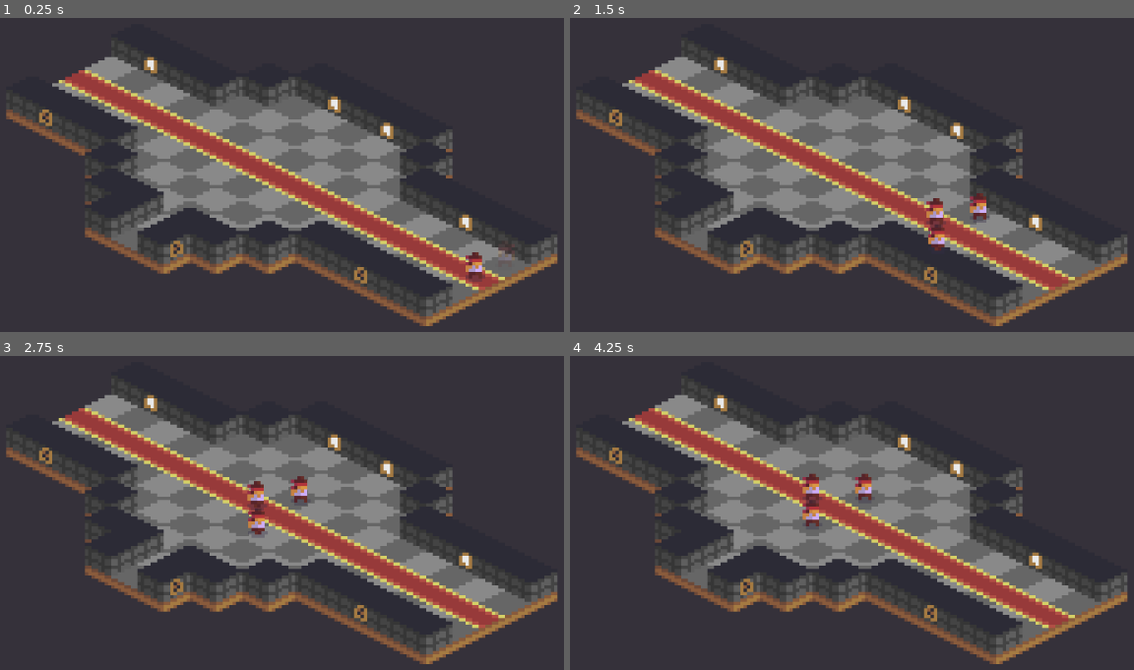
Above: before the commit, frames 1-4 (two rows, left to right).
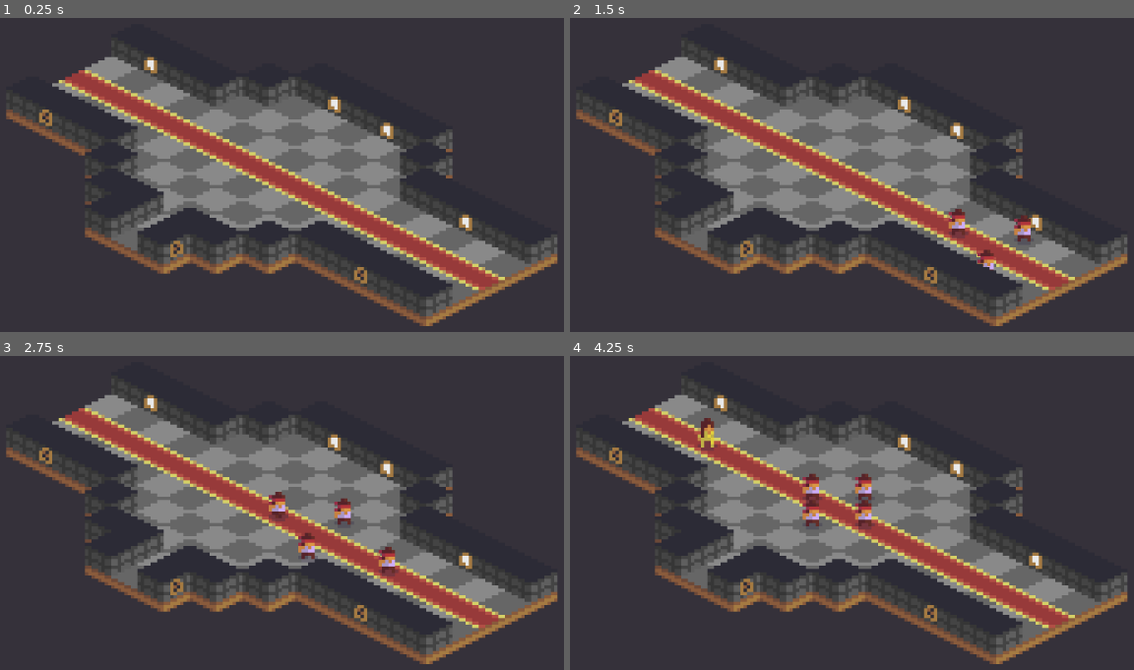
Above: after the commit, the same moments.

Repository: steambap/bit-tactics
Game: Godot game, scene res://scenes/01_castle.tscn
Two runs of this game, one before a commit and one after it. Both use one fixed random seed, a clock stepped at 60 frames per second and the inputs below.
Inputs:
- Up to frame 1 (0.25 s): no input
- Up to frame 2 (1.5 s): tap Enter (ui_accept) at 0.5, 1.35 s; hold Enter (ui_accept) 0.53-1.28 s
- Up to frame 3 (2.75 s): tap Enter (ui_accept) at 1.52, 1.82 s; hold Enter (ui_accept) from 2.03 s (still down)
- Up to frame 4 (4.25 s): release Enter (ui_accept) at 2.78 s; tap Enter (ui_accept) at 2.85, 3.02, 3.32 s; hold Enter (ui_accept) from 3.53 s (still down); tap Escape (ui_cancel) at 4.15 s

The runs differ from the first frame. In frame 1, 0.3% of the frame differs, in the area x 82-92%, y 74-85%; in frame 2, 1.2%; in frame 3, 1.6%, in the area x 43-71%, y 38-71%; in frame 4, 0.5%.
Error before the commit: Invalid call. Nonexistent function 'set_pos' in base 'Sprite (actor.gd)'. (res://nodes/move_actor.gd:26)

Commit message:
dialogues

Diff:
--- a/nodes/actor.gd
+++ b/nodes/actor.gd
@@ -30,7 +30,6 @@
 onready var scene = get_node("/root/scene")
 
 func _ready():
-	#path.append(Vector2(50, 50))
 	set_process(true)
 	pass
 
@@ -369,7 +368,7 @@
 				scene.get_mstar().forbidv(p)
 
 				var m = scene.get_mstar()
-				print(m.astar.get_point_pos(m.flatten(p.x, p.y)), " has been FORBIDDEN!")
+				print(m.astar.get_point_position(m.flatten(p.x, p.y)), " has been FORBIDDEN!")
 	else:
 		for _actor in scene.get_actors():
 			#forbid actor's position if it's from another team
--- a/nodes/cutscene.gd
+++ b/nodes/cutscene.gd
@@ -27,7 +27,7 @@
 		print(get_name(), " has ended!")
 
 func _input(ev):
-	if ev.is_action_pressed("ui_accept"):
+	if ev.is_action_pressed("ui_cancel"):
 
 		for c in get_children():
 			c.skip()
--- /dev/null
+++ b/nodes/dialogue_box.gd
@@ -0,0 +1,48 @@
+extends CanvasLayer
+
+var speaker = []
+var speech = []
+var dialogueList = {}
+
+var manager
+
+func _init():
+	dialogueList["01_castle"] = preload("res://scenes/01_castle_intro_dialogue.tscn")
+
+func start(_manager, _dialogue):
+
+	set_process_input(true)
+
+	manager = _manager
+
+	var dialogue = dialogueList[_dialogue].instance()
+
+	for i in dialogue.get_children():
+		speaker.append(i.speaker)
+		speech.append(i.speech)
+
+	$EBBB/box/speaker.set_text(speaker.front())
+	$EBBB/box/speech.set_text(speech.front())
+
+func _input(ev):
+	if ev.is_action_pressed("ui_accept"):
+		step()
+
+func step():
+	speaker.pop_front()
+	speech.pop_front()
+
+	if speaker.size() == 0:
+		end()
+	else:
+		$EBBB/box/speaker.set_text(speaker.front())
+		$EBBB/box/speech.set_text(speech.front())
+
+func end():
+	queue_free()
+
+	if manager:
+		manager.end()
+
+func skip():
+	end()
--- /dev/null
+++ b/nodes/dialogue_box.tscn
@@ -0,0 +1,72 @@
+[gd_scene load_steps=5 format=2]
+
+[ext_resource path="res://fonts/pixelated.ttf" type="DynamicFontData" id=1]
+[ext_resource path="res://nodes/dialogue_box.gd" type="Script" id=2]
+
+[sub_resource type="DynamicFont" id=2]
+size = 8
+font_data = ExtResource( 1 )
+
+[sub_resource type="DynamicFont" id=1]
+size = 8
+extra_spacing_space = 2
+font_data = ExtResource( 1 )
+
+[node name="dialogue_box" type="CanvasLayer"]
+script = ExtResource( 2 )
+
+[node name="EBBB" type="Control" parent="."]
+anchor_right = 1.0
+anchor_bottom = 1.0
+margin_top = 360.0
+margin_right = -720.0
+margin_bottom = -136.0
+rect_scale = Vector2( 4, 4 )
+size_flags_horizontal = 2
+size_flags_vertical = 2
+__meta__ = {
+"_edit_use_anchors_": false
+}
+
+[node name="box" type="Panel" parent="EBBB"]
+anchor_right = 1.0
+margin_left = 8.0
+margin_right = -8.0
+margin_bottom = 40.0
+size_flags_horizontal = 2
+size_flags_vertical = 2
+__meta__ = {
+"_edit_use_anchors_": false
+}
+
+[node name="speaker" type="Label" parent="EBBB/box"]
+margin_left = 4.0
+margin_top = 3.0
+margin_right = 67.0
+margin_bottom = 11.0
+mouse_filter = 1
+size_flags_horizontal = 2
+size_flags_vertical = 0
+custom_fonts/font = SubResource( 2 )
+custom_colors/font_color = Color( 0.219608, 0.305882, 0.768627, 1 )
+custom_colors/font_color_shadow = Color( 0, 0, 0, 1 )
+custom_constants/line_spacing = 0
+text = "Speaker"
+__meta__ = {
+"_edit_use_anchors_": false
+}
+
+[node name="speech" type="Label" parent="EBBB/box"]
+margin_left = 4.0
+margin_top = 14.0
+margin_right = 219.0
+margin_bottom = 36.0
+mouse_filter = 1
+custom_fonts/font = SubResource( 1 )
+custom_constants/line_spacing = 0
+text = "Speech Speech Speech Speech Speech Speech Speech Speech Speech Speech Speech Speech Speech Speech Speech Speech Speech Speech Speech Speech "
+autowrap = true
+clip_text = true
+__meta__ = {
+"_edit_use_anchors_": false
+}
--- a/nodes/move_actor.gd
+++ b/nodes/move_actor.gd
@@ -23,7 +23,7 @@
 		end()
 
 func skip():
-	actorNode.set_pos(manager.scene.map_to_world_fixed(position))
+	actorNode.position = manager.scene.map_to_world_fixed(position)
 	actorNode.path.resize(0)
 	end()
 
--- /dev/null
+++ b/nodes/start_dialogue.gd
@@ -0,0 +1,31 @@
+extends Node
+
+export var dialogue = ""
+var manager
+var dialogueObj
+
+func start(_manager):
+	print(get_name(), " has started!")
+	manager = _manager
+
+	var d = preload("res://nodes/dialogue_box.tscn")
+
+	dialogueObj = d.instance()
+	dialogueObj.start(self, dialogue)
+	manager.scene.add_child(dialogueObj)
+#	else:
+#		print(get_name(), " couldn't find such dialogue entry.")
+
+func skip():
+	dialogueObj.queue_free()
+	end()
+
+func end():
+	print(get_name(), " has ended!")
+	manager.contentNow.pop_front()
+	manager.content.pop_front()
+	manager.work()
+	queue_free()
+
+func should_wait_end():
+	return true
--- /dev/null
+++ b/nodes/start_dialogue.tscn
@@ -0,0 +1,6 @@
+[gd_scene load_steps=2 format=2]
+
+[ext_resource path="res://nodes/start_dialogue.gd" type="Script" id=1]
+
+[node name="start_dialogue" type="Node"]
+script = ExtResource( 1 )
--- a/scenes/01_castle.tscn
+++ b/scenes/01_castle.tscn
@@ -9,6 +9,9 @@
 [ext_resource path="res://nodes/unhide_actor.tscn" type="PackedScene" id=7]
 [ext_resource path="res://nodes/wait.tscn" type="PackedScene" id=8]
 [ext_resource path="res://nodes/move_actor.tscn" type="PackedScene" id=9]
+[ext_resource path="res://nodes/prince.png" type="Texture" id=10]
+[ext_resource path="res://nodes/actor.gd" type="Script" id=11]
+[ext_resource path="res://nodes/start_dialogue.tscn" type="PackedScene" id=12]
 
 [node name="scene" type="Node"]
 script = ExtResource( 5 )
@@ -50,13 +53,14 @@
 cell_size = Vector2( 16, 8 )
 cell_custom_transform = Transform2D( 1, 1, 0, 0, 0, 0 )
 format = 1
-tile_data = PoolIntArray( 65542, 0, 0, 65543, 0, 0, 65544, 0, 0, 65545, 0, 0, 65546, 0, 0, 131077, 0, 0, 131083, 0, 0, 196609, 0, 0, 196610, 0, 0, 196611, 0, 0, 196612, 0, 0, 196620, 0, 0, 196621, 0, 0, 196622, 0, 0, 196623, 0, 0, 196624, 0, 0, 458753, 0, 0, 458754, 0, 0, 458755, 0, 0, 458756, 0, 0, 458764, 0, 0, 458765, 0, 0, 458766, 0, 0, 458767, 0, 0, 458768, 0, 0, 524293, 0, 0, 524299, 0, 0, 589830, 0, 0, 589831, 0, 0, 589833, 0, 0, 589834, 0, 0, 655367, 0, 0, 655369, 0, 0 )
+tile_data = PoolIntArray( 65542, 0, 0, 65543, 0, 0, 65544, 0, 0, 65545, 0, 0, 65546, 0, 0, 131077, 0, 0, 131083, 0, 0, 196608, 0, 0, 196609, 0, 0, 196610, 0, 0, 196611, 0, 0, 196612, 0, 0, 196620, 0, 0, 196621, 0, 0, 196622, 0, 0, 196623, 0, 0, 196624, 0, 0, 196625, 0, 0, 262144, 0, 0, 262161, 0, 0, 327680, 0, 0, 327697, 0, 0, 393216, 0, 0, 393233, 0, 0, 458752, 0, 0, 458753, 0, 0, 458754, 0, 0, 458755, 0, 0, 458756, 0, 0, 458764, 0, 0, 458765, 0, 0, 458766, 0, 0, 458767, 0, 0, 458768, 0, 0, 458769, 0, 0, 524293, 0, 0, 524299, 0, 0, 589830, 0, 0, 589831, 0, 0, 589833, 0, 0, 589834, 0, 0, 655367, 0, 0, 655369, 0, 0, 720903, 0, 0, 720904, 0, 0, 720905, 0, 0 )
 
 [node name="objects" type="TileMap" parent="."]
 mode = 1
 tile_set = ExtResource( 2 )
 cell_size = Vector2( 16, 8 )
 cell_custom_transform = Transform2D( 1, 1, 0, 0, 0, 0 )
+cell_y_sort = true
 format = 1
 tile_data = PoolIntArray( 65542, 6, 0, 65543, 10, 0, 65544, 6, 0, 65545, 10, 0, 65546, 6, 0, 131077, 6, 0, 131083, 6, 0 …(368 unchanged characters)…
 
@@ -76,9 +80,23 @@
 modulate = Color( 1, 1, 1, 0 )
 position = Vector2( 96.353, 83.413 )
 
+[node name="vladimir" type="Sprite" parent="objects" groups=[
+"actors",
+]]
+modulate = Color( 1, 1, 1, 0 )
+position = Vector2( -32.675, 27.005 )
+texture = ExtResource( 10 )
+offset = Vector2( 0, -4 )
+vframes = 4
+hframes = 4
+script = ExtResource( 11 )
+actorName = "Vladimir"
+group = 1
+
 [node name="castle_intro" parent="." instance=ExtResource( 6 )]
 
 [node name="wait_15f" parent="castle_intro" instance=ExtResource( 8 )]
+frames = 15
 
 [node name="unhide_monk_c" parent="castle_intro" instance=ExtResource( 7 )]
 actor = NodePath("../../objects/monk_c")
@@ -89,6 +107,7 @@
 position = Vector2( 7, 5 )
 
 [node name="wait_15f2" parent="castle_intro" instance=ExtResource( 8 )]
+frames = 15
 
 [node name="unhide_monk_d" parent="castle_intro" instance=ExtResource( 7 )]
 actor = NodePath("../../objects/monk_d")
@@ -105,3 +124,33 @@
 [node name="move_monk_a" parent="castle_intro" instance=ExtResource( 9 )]
 actor = NodePath("../../objects/monk_a")
 position = Vector2( 8, 6 )
+
+[node name="wait_25f" parent="castle_intro" instance=ExtResource( 8 )]
+frames = 25
+
+[node name="unhide_monk_b" parent="castle_intro" instance=ExtResource( 7 )]
+actor = NodePath("../../objects/monk_b")
+waitEnd = true
+
+[node name="move_monk_b" parent="castle_intro" instance=ExtResource( 9 )]
+actor = NodePath("../../objects/monk_b")
+position = Vector2( 9, 5 )
+shouldWaitArrival = true
+
+[node name="wait_25f2" parent="castle_intro" instance=ExtResource( 8 )]
+frames = 25
+
+[node name="unhide_vladimir" parent="castle_intro" instance=ExtResource( 7 )]
+actor = NodePath("../../objects/vladimir")
+waitEnd = true
+
+[node name="move_actor" parent="castle_intro" instance=ExtResource( 9 )]
+actor = NodePath("../../objects/vladimir")
+position = Vector2( 3, 5 )
+shouldWaitArrival = true
+
+[node name="wait_45f" parent="castle_intro" instance=ExtResource( 8 )]
+frames = 45
+
+[node name="start_dialogue" parent="castle_intro" instance=ExtResource( 12 )]
+dialogue = "01_castle"
--- /dev/null
+++ b/scenes/01_castle_intro_dialogue.tscn
@@ -0,0 +1,38 @@
+[gd_scene load_steps=3 format=2]
+
+[ext_resource path="res://scripts/dialogue_data.gd" type="Script" id=1]
+[ext_resource path="res://scripts/dialogue_check.gd" type="Script" id=2]
+
+[node name="Node" type="Node"]
+script = ExtResource( 2 )
+dialogue = "01_castle"
+
+[node name="Node" type="Node" parent="."]
+script = ExtResource( 1 )
+speaker = "Vladimir"
+speech = "I can not believe you monks made it to the castle. You peasants leave me no choice!"
+
+[node name="Node2" type="Node" parent="."]
+script = ExtResource( 1 )
+speaker = "monk c"
+speech = "Get out of our way!"
+
+[node name="Node3" type="Node" parent="."]
+script = ExtResource( 1 )
+speaker = "monk a"
+speech = "Yeah!"
+
+[node name="Node4" type="Node" parent="."]
+script = ExtResource( 1 )
+speaker = "monk d"
+speech = "I agree!"
+
+[node name="Node5" type="Node" parent="."]
+script = ExtResource( 1 )
+speaker = "monk b"
+speech = "Me too!"
+
+[node name="Node6" type="Node" parent="."]
+script = ExtResource( 1 )
+speaker = "Vladimir"
+speech = "You are surrounded, there's no way you four will leave this castle alive!"
--- /dev/null
+++ b/scripts/dialogue_check.gd
@@ -0,0 +1,20 @@
+extends Node
+
+export var dialogue = ""
+
+# Called when the node enters the scene tree for the first time.
+func _ready():
+	if get_tree().current_scene.name == self.name:
+		test_dialogue()
+	else:
+		#normal scene, do nothing
+		pass
+
+func test_dialogue():
+	var dialogue_box = load("res://nodes/dialogue_box.tscn");
+	var dialogue_node = dialogue_box.instance()
+	self.add_child(dialogue_node)
+	dialogue_node.start(self, dialogue)
+
+func end():
+	print("test dialogue ended!")
--- /dev/null
+++ b/scripts/dialogue_data.gd
@@ -0,0 +1,10 @@
+extends Node
+
+export var speaker = ""
+export var speech = ""
+
+
+func _ready():
+	# Called every time the node is added to the scene.
+	# Initialization here
+	pass
Binary file added: fonts/pixelated.ttf
Binary file added: nodes/ninja.png
Not shown, added: nodes/ninja.png.import
Binary file added: nodes/prince.png
Not shown, added: nodes/prince.png.import
Not shown: 1 places in scenes/01_castle.tscn that only renumber resources
